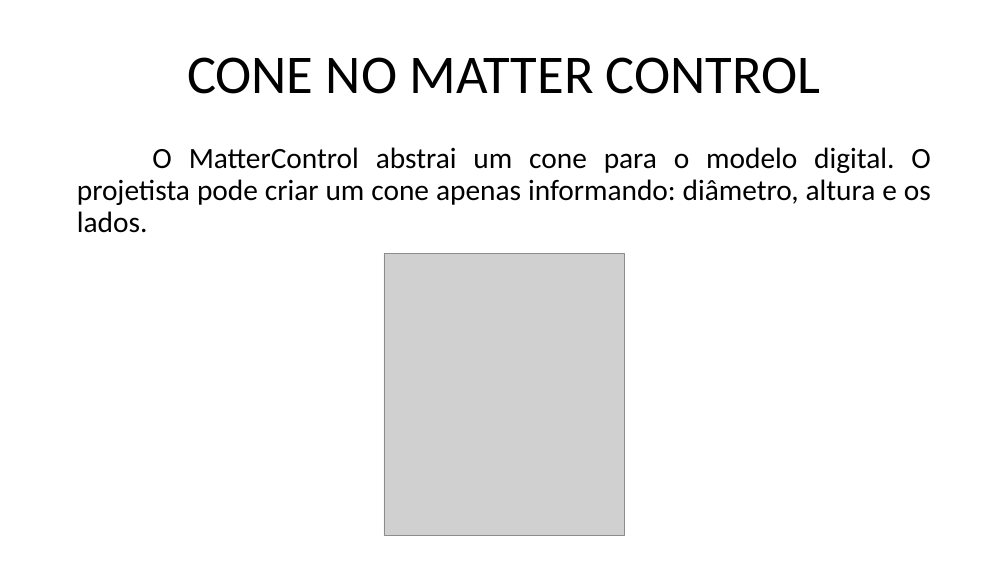
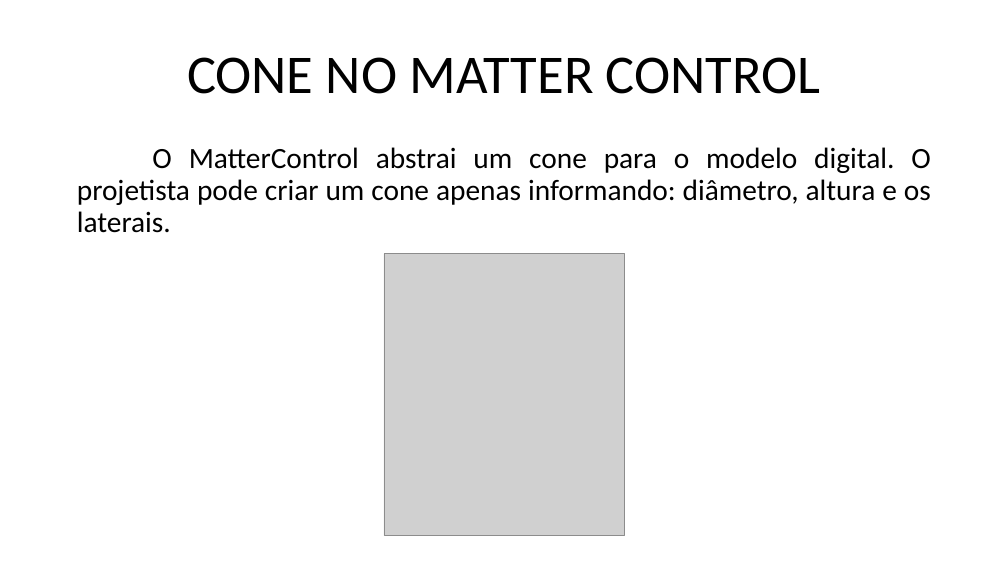
Before and after one commit to marcosdosea/ManualImpessora3D, a slide deck: slide 5 of Curso/Fundamentos de impressão 3D - Objetos.pptx (slide 7 before the commit). Drawn at 1008x567 pixels with LibreOffice and Linux fonts; fonts in the diff are those of the drawing; grey boxes stand for pictures. Boxes give left, top, right and bottom in pixels: in the first picture for what was removed or moved away, otherwise in the second. Text is boxed around its words. In the diff, an @@ line names an element or a change of style, - is before the commit and + after.

```diff
--- a/Curso/Fundamentos de impressão 3D - Objetos.pptx
+++ b/Curso/Fundamentos de impressão 3D - Objetos.pptx
@@ text at (77,147,931,233): text changed @@
-O MatterControl abstrai um cone para o modelo digital. O projetista pode criar um cone apenas informando: diâmetro, altura e os lados.
+O MatterControl abstrai um cone para o modelo digital. O projetista pode criar um cone apenas informando: diâmetro, altura e os laterais.
```
Also in this commit, not shown: 4 other slides changed, 3 slides added, 2 slides removed, 2 other files.
